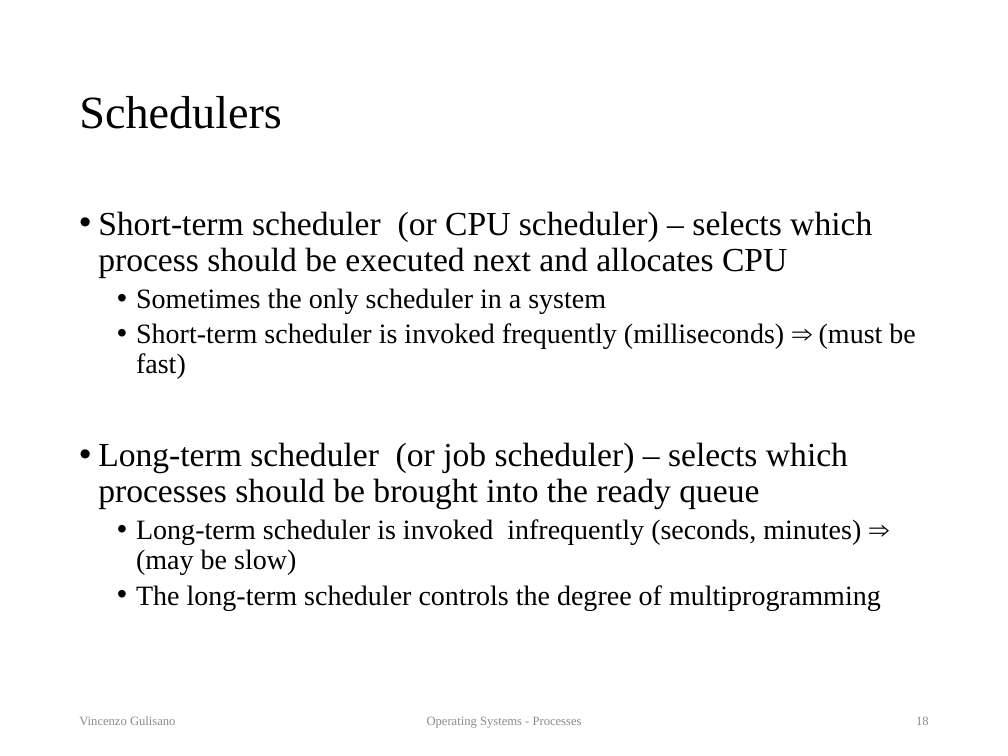
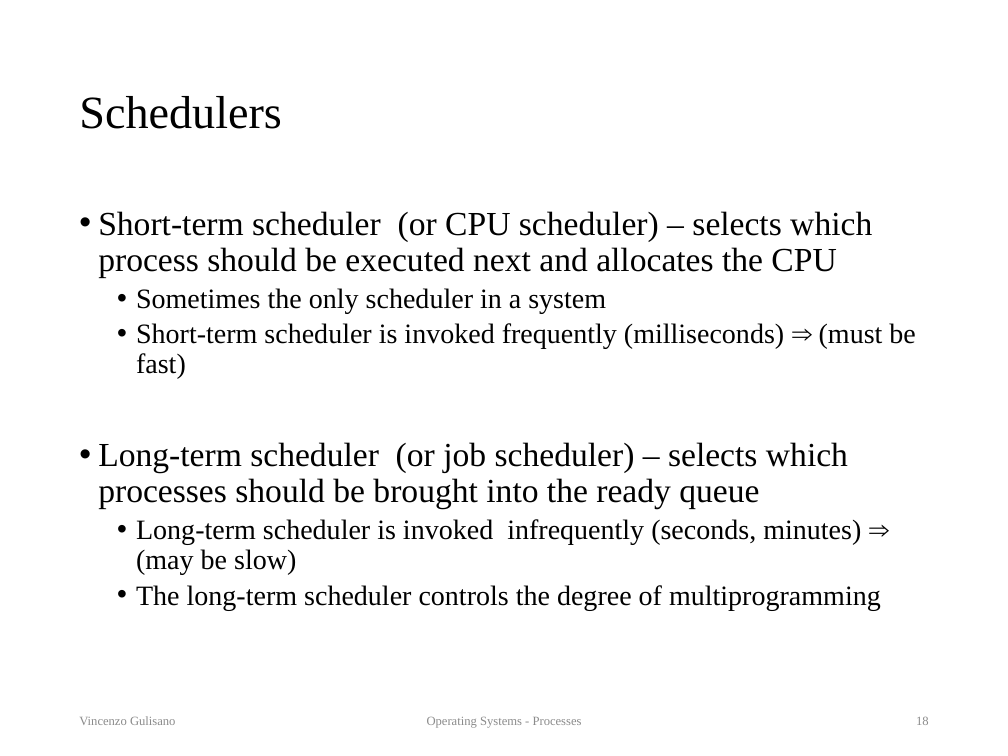
Before and after one commit to vincenzo-gulisano/os_material, a slide deck: slide 18 of slides/processes.pptx. Drawn at 1008x756 pixels with LibreOffice and Linux fonts; fonts in the diff are those of the drawing. Boxes give left, top, right and bottom in pixels: in the first picture for what was removed or moved away, otherwise in the second. Text is boxed around its words. In the diff, an @@ line names an element or a change of style, - is before the commit and + after.

Commit message:
Polished processes slides (mainly typos and broken sentences, but also some sentence that was possibly confusing / over-simplifying). Slightly updated exerices at the end too

```diff
--- a/slides/processes.pptx
+++ b/slides/processes.pptx
@@ text at (98,211,872,278): text changed @@
-• Short-term scheduler (or CPU scheduler) – selects which process should be executed next and allocates CPU
+• Short-term scheduler (or CPU scheduler) – selects which process should be executed next and allocates the CPU
```
Also in this commit, not shown: 39 other slides changed, 3 other files.
